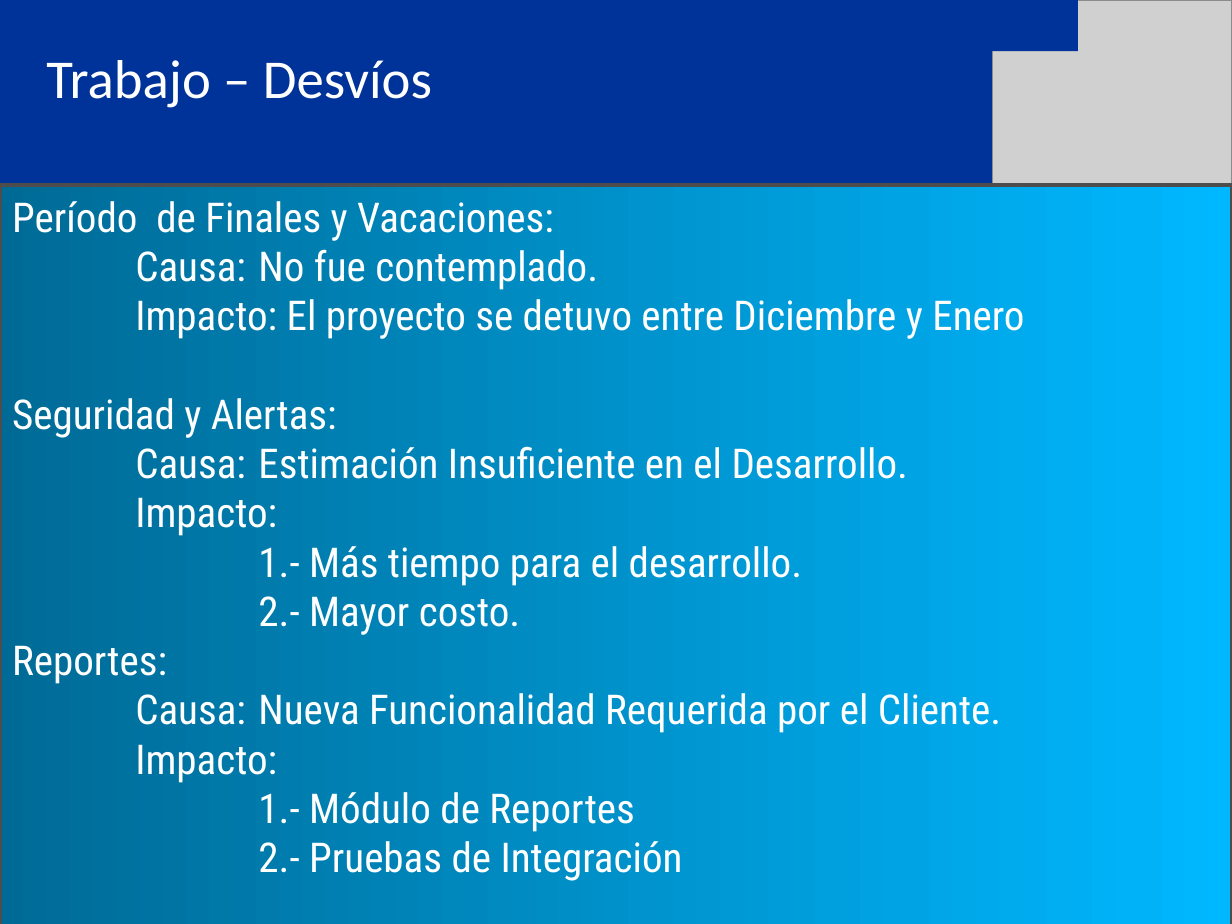
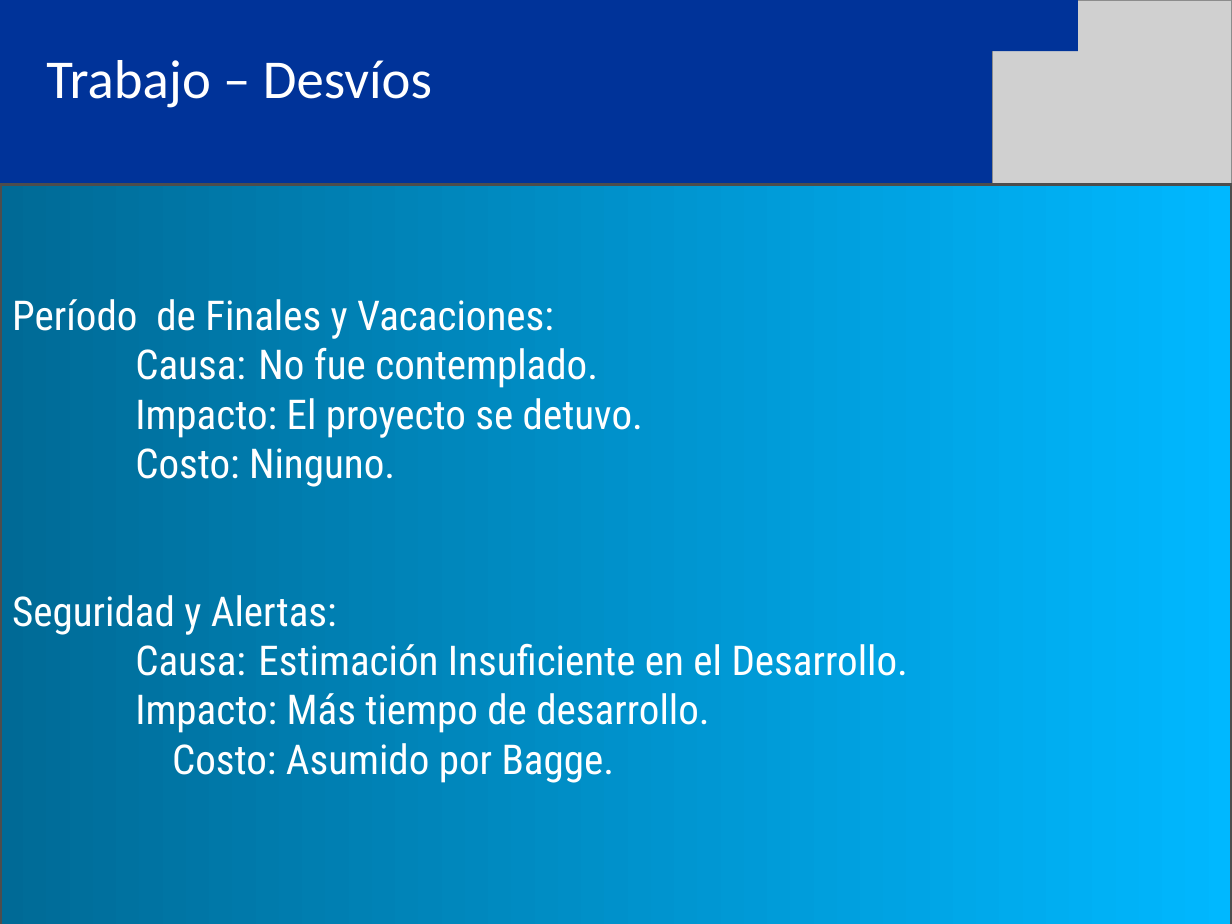
Before and after one commit to eallegretta/bagge, a slide deck: slide 1 of Documentation/06 Implementación y soporte/Entrega final/SETI_Presentación Final (PB - FE).ppt (slide 2 before the commit). Drawn at 1232x924 pixels with LibreOffice and Linux fonts; fonts in the diff are those of the drawing; grey boxes stand for pictures. Boxes give left, top, right and bottom in pixels: in the first picture for what was removed or moved away, otherwise in the second. Text is boxed around its words. In the diff, an @@ line names an element or a change of style, - is before the commit and + after.

```diff
--- a/Documentation/06 Implementación y soporte/Entrega final/SETI_Presentación Final (PB - FE).ppt
+++ b/Documentation/06 Implementación y soporte/Entrega final/SETI_Presentación Final (PB - FE).ppt
@@ text in rectangle at (135,398,643,487): text changed @@
-Impacto: El proyecto se detuvo entre Diciembre y Enero
+Impacto: El proyecto se detuvo.
+Costo: Ninguno.
@@ text in rectangle at (135,693,709,783): text changed @@
-Impacto:
-1.- Más tiempo para el desarrollo.
-2.- Mayor costo.
-Reportes:
-Causa: Nueva Funcionalidad Requerida por el Cliente.
-Impacto:
-1.- Módulo de Reportes
-2.- Pruebas de Integración
+Impacto: Más tiempo de desarrollo.
+Costo: Asumido por Bagge.
```
Also in this commit, not shown: 4 other slides changed, 2 slides added, 2 slides removed, 1 other file.
